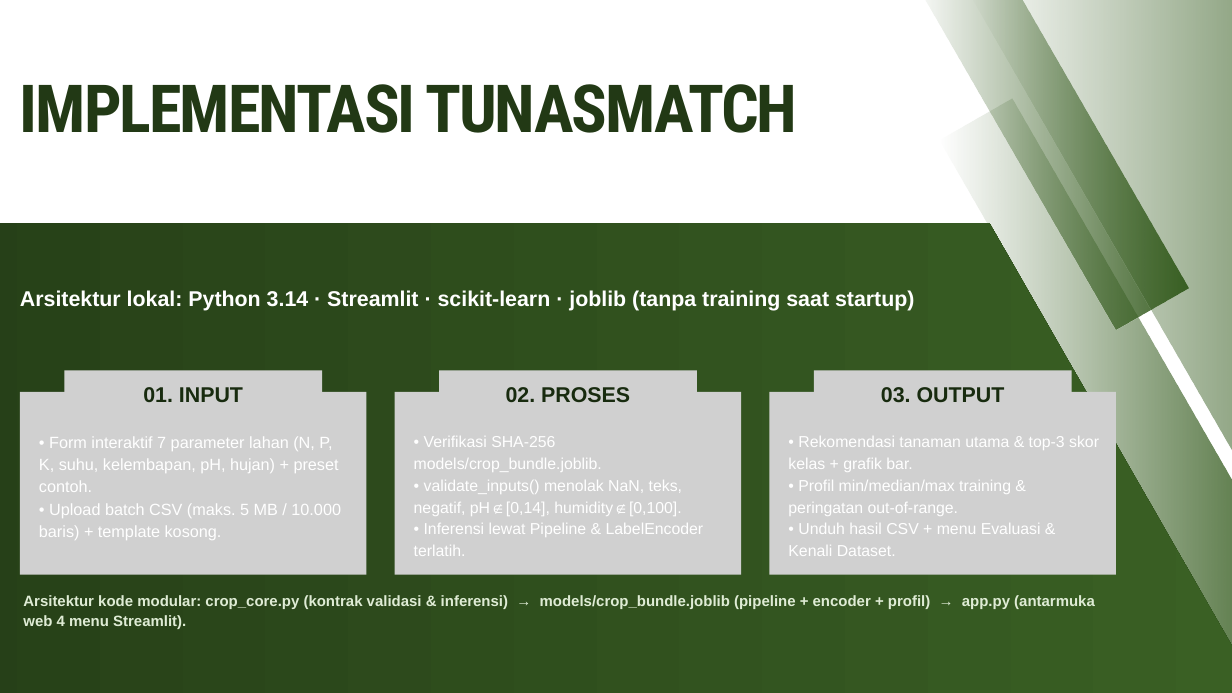
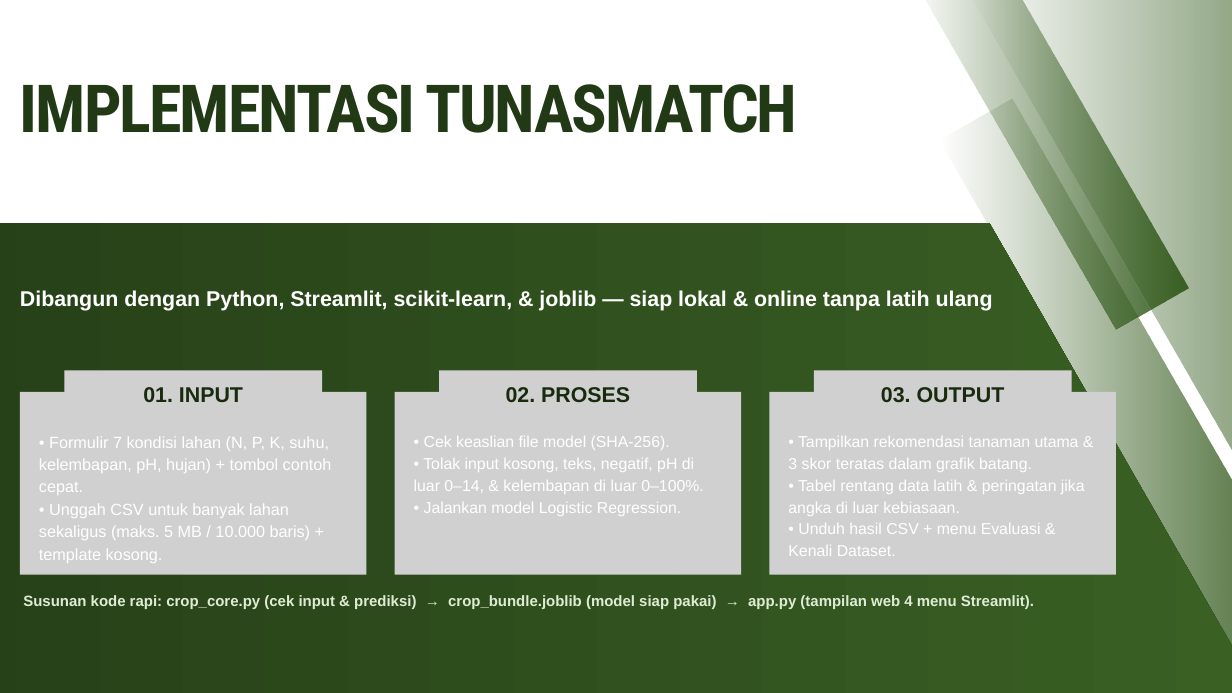
Before and after one commit to mikhailazka-dotcom/ML2026_TEK1302_Kelompok7_TunasMatch, a slide deck: slide 16 of presentation/Laporan_Proyek_Tanaman.pptx. Drawn at 1232x693 pixels with LibreOffice and Linux fonts; fonts in the diff are those of the drawing; grey boxes stand for pictures. Boxes give left, top, right and bottom in pixels: in the first picture for what was removed or moved away, otherwise in the second. Text is boxed around its words. In the diff, an @@ line names an element or a change of style, - is before the commit and + after.

```diff
--- a/presentation/Laporan_Proyek_Tanaman.pptx
+++ b/presentation/Laporan_Proyek_Tanaman.pptx
@@ text at <box>20,290,993,311</box>: text changed @@
-Arsitektur lokal: Python 3.14 · Streamlit · scikit-learn · joblib (tanpa training saat startup)
+Dibangun dengan Python, Streamlit, scikit-learn, & joblib — siap lokal & online tanpa latih ulang
@@ text at <box>39,437,332,540</box>: text changed @@
-• Form interaktif 7 parameter lahan (N, P, K, suhu, kelembapan, pH, hujan) + preset contoh.
-• Upload batch CSV (maks. 5 MB / 10.000 baris) + template kosong.
+• Formulir 7 kondisi lahan (N, P, K, suhu, kelembapan, pH, hujan) + tombol contoh cepat.
+• Unggah CSV untuk banyak lahan sekaligus (maks. 5 MB / 10.000 baris) + template kosong.
@@ text at <box>414,436,703,516</box>: text changed @@
-• Verifikasi SHA-256 models/crop_bundle.joblib.
-• validate_inputs() menolak NaN, teks, negatif, pH∉[0,14], humidity∉[0,100].
-• Inferensi lewat Pipeline & LabelEncoder terlatih.
+• Cek keaslian file model (SHA-256).
+• Tolak input kosong, teks, negatif, pH di luar 0–14, & kelembapan di luar 0–100%.
+• Jalankan model Logistic Regression.
@@ text at <box>788,436,1085,516</box>: text changed @@
-• Rekomendasi tanaman utama & top-3 skor kelas + grafik bar.
-• Profil min/median/max training & peringatan out-of-range.
+• Tampilkan rekomendasi tanaman utama & 3 skor teratas dalam grafik batang.
+• Tabel rentang data latih & peringatan jika angka di luar kebiasaan.
@@ text at <box>23,595,1034,609</box>: text changed @@
-Arsitektur kode modular: crop_core.py (kontrak validasi & inferensi) → models/crop_bundle.joblib (pipeline + encoder + profil) → app.py (antarmuka web 4 menu Streamlit).
+Susunan kode rapi: crop_core.py (cek input & prediksi) → crop_bundle.joblib (model siap pakai) → app.py (tampilan web 4 menu Streamlit).
```
Also in this commit, not shown: 16 other slides changed, 5 other files.
